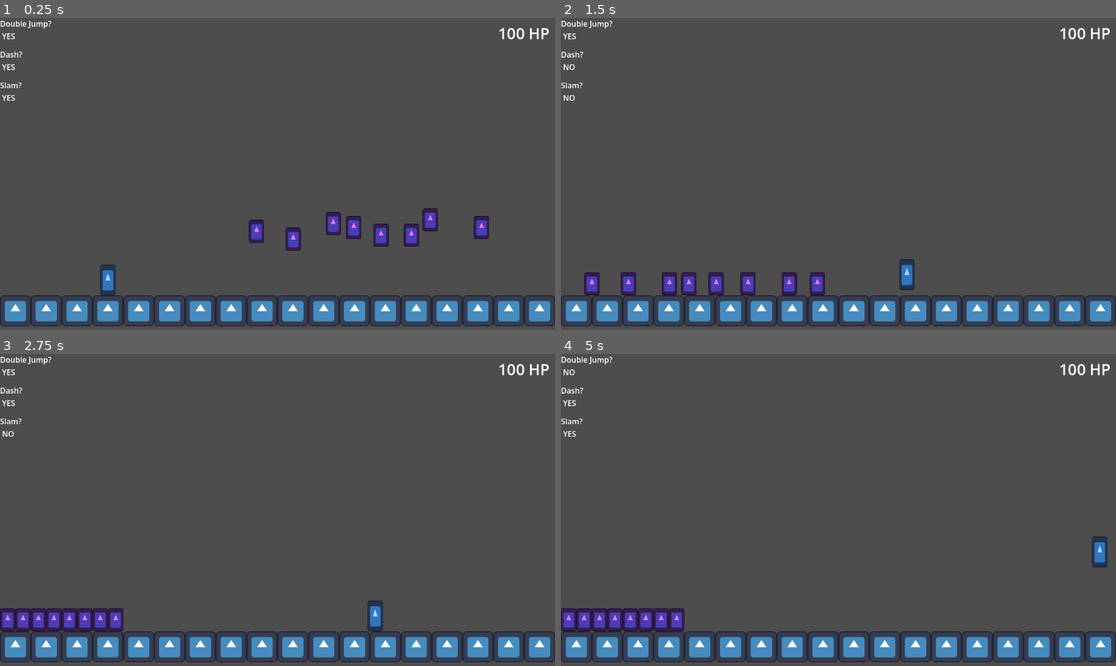
Above: before the commit, frames 1-4 (two rows, left to right).
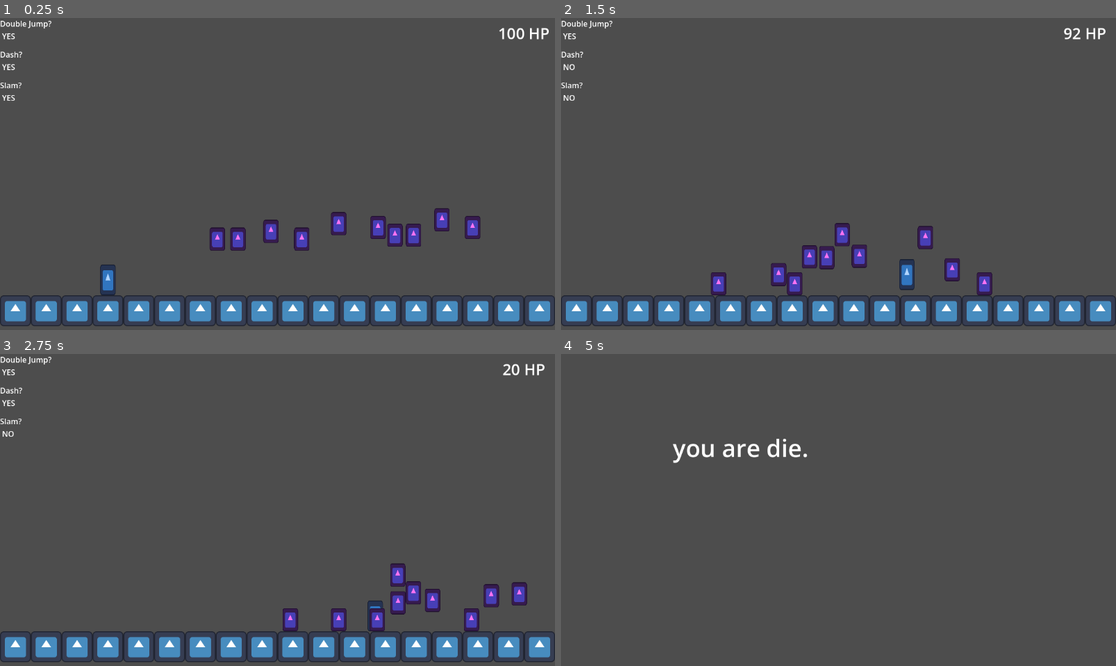
Above: after the commit, the same moments.

Repository: HeroHunterIguess/untitled-wip-game
Game: Godot game, scene res://scenes/worlds/test_scene.tscn
The game is run twice, just before and just after one commit, with the same random seed, the same clock (stepped at 60 frames per second) and the same inputs. The engine's default icon, where the game draws it, is replaced by a stand-in: a white triangle on a blue panel in a dark square.
Inputs (mouse positions are in pixels of both pictures, inside the frame that each line leads up to):
- Up to frame 1 (0.25 s): no input
- Up to frame 2 (1.5 s): move the mouse to (960, 158) at 0.52 s; hold D (right) from 0.53 s (still down); tap Shift (dash) at 0.6 s; tap Space (double jump) at 0.77 s; move the mouse to (727, 189) at 1.27 s; tap F (ground_slam) at 1.35 s
- Up to frame 3 (2.75 s): tap Space (double jump) at 1.52 s; move the mouse to (333, 441) at 2.02 s; release D (right) at 2.03 s; hold A (left) from 2.03 s (still down); click (333, 441) at 2.1 s
- Up to frame 4 (5 s): move the mouse to (810, 572) at 2.77 s; release A (left) at 2.78 s; hold D (right) 2.78-4.28 s; tap Shift (dash) at 2.85 s; tap Space (double jump) at 3.02, 3.77, 4.52 s; move the mouse to (1005, 556) at 3.52 s; tap F (ground_slam) at 3.6 s; move the mouse to (672, 463) at 4.27 s; hold A (left) from 4.28 s (still down); click (672, 463) at 4.35 s

The runs differ from the first frame. In frame 1, 2.7% of the frame differs, in the area x 37-89%, y 61-75%; in frame 2, 3.3%; in frame 3, 3.8%; in frame 4, 8.8%, in the area x 0-100%, y 0-99%.

Commit message:
fix enemy movement

Diff:
--- a/scenes/worlds/test_scene.tscn
+++ b/scenes/worlds/test_scene.tscn
@@ -67,10 +67,34 @@
 position = Vector2(1120, 608)
 
 [node name="test_square19" parent="objects" unique_id=1669508375 instance=ExtResource("1_bl568")]
-position = Vector2(-32, 536)
+position = Vector2(-32, 544)
 
 [node name="test_square20" parent="objects" unique_id=1012644921 instance=ExtResource("1_bl568")]
 position = Vector2(1184, 544)
+
+[node name="test_square21" parent="objects" unique_id=465194317 instance=ExtResource("1_bl568")]
+position = Vector2(-32, 480)
+
+[node name="test_square22" parent="objects" unique_id=362641271 instance=ExtResource("1_bl568")]
+position = Vector2(-32, 424)
+
+[node name="test_square23" parent="objects" unique_id=1756844972 instance=ExtResource("1_bl568")]
+position = Vector2(-32, 360)
+
+[node name="test_square24" parent="objects" unique_id=99813331 instance=ExtResource("1_bl568")]
+position = Vector2(-32, 296)
+
+[node name="test_square25" parent="objects" unique_id=1974304421 instance=ExtResource("1_bl568")]
+position = Vector2(1184, 480)
+
+[node name="test_square26" parent="objects" unique_id=2036062453 instance=ExtResource("1_bl568")]
+position = Vector2(1184, 424)
+
+[node name="test_square27" parent="objects" unique_id=680684432 instance=ExtResource("1_bl568")]
+position = Vector2(1184, 360)
+
+[node name="test_square28" parent="objects" unique_id=1863297787 instance=ExtResource("1_bl568")]
+position = Vector2(1184, 296)
 
 [node name="enemies" type="Node" parent="." unique_id=2022920308]
 
@@ -98,4 +122,10 @@
 [node name="basic_enemy8" parent="enemies" unique_id=1798663777 instance=ExtResource("3_rn7du")]
 position = Vector2(1040, 352)
 
+[node name="basic_enemy12" parent="enemies" unique_id=1037315463 instance=ExtResource("3_rn7du")]
+position = Vector2(464, 376)
+
+[node name="basic_enemy13" parent="enemies" unique_id=1235146482 instance=ExtResource("3_rn7du")]
+position = Vector2(520, 376)
+
 [node name="UI" parent="." unique_id=337467620 instance=ExtResource("3_x4up3")]
--- a/scripts/game/basic_enemy.gd
+++ b/scripts/game/basic_enemy.gd
@@ -1,6 +1,7 @@
 extends CharacterBody2D
 
-const SOFT_SPEED_CAP = 375
+const JUMP_FORCE = 550
+const SOFT_SPEED_CAP = 355
 const DAMAGE = 8
 
 var health = 100
@@ -22,17 +23,22 @@
 func _physics_process(delta: float) -> void:
 
 	# move roughly towards player but not fully
-	# this code is bad rn and needs to be fixed !!
-	var random_number = rng.randi_range(1,2)
+	var random_number = rng.randi_range(1,3)
+
 	if random_number == 1:
-		if data.player_health > 0:
-			if get_tree().root.find_child("player",true,false).to_local(self.global_position).x >= 0:
-				velocity.x = move_toward(velocity.x, -SOFT_SPEED_CAP, global.FRICTION * delta)
-			elif get_tree().root.find_child("player",true,false).to_local(self.global_position).x > 0:
-				velocity.x = move_toward(velocity.x, SOFT_SPEED_CAP, global.FRICTION * delta)
+		if get_tree().root.find_child("player",true,false).to_local(self.global_position).x >= 0:
+			velocity.x = move_toward(velocity.x, SOFT_SPEED_CAP, global.FRICTION * delta)
+		elif get_tree().root.find_child("player",true,false).to_local(self.global_position).x < 0:
+			velocity.x = move_toward(velocity.x, -SOFT_SPEED_CAP, global.FRICTION * delta)
 	else:
-		pass
+		if get_tree().root.find_child("player",true,false).to_local(self.global_position).x >= 0:
+			velocity.x = move_toward(velocity.x, -SOFT_SPEED_CAP, global.FRICTION * delta)
+		elif get_tree().root.find_child("player",true,false).to_local(self.global_position).x < 0:
+			velocity.x = move_toward(velocity.x, SOFT_SPEED_CAP, global.FRICTION * delta)
 
+	# jump if at wall/other enemy
+	if is_on_wall() && is_on_floor():
+		velocity.y -= JUMP_FORCE
 
 	# apply gravity
 	velocity.y += global.GRAVITY * delta
